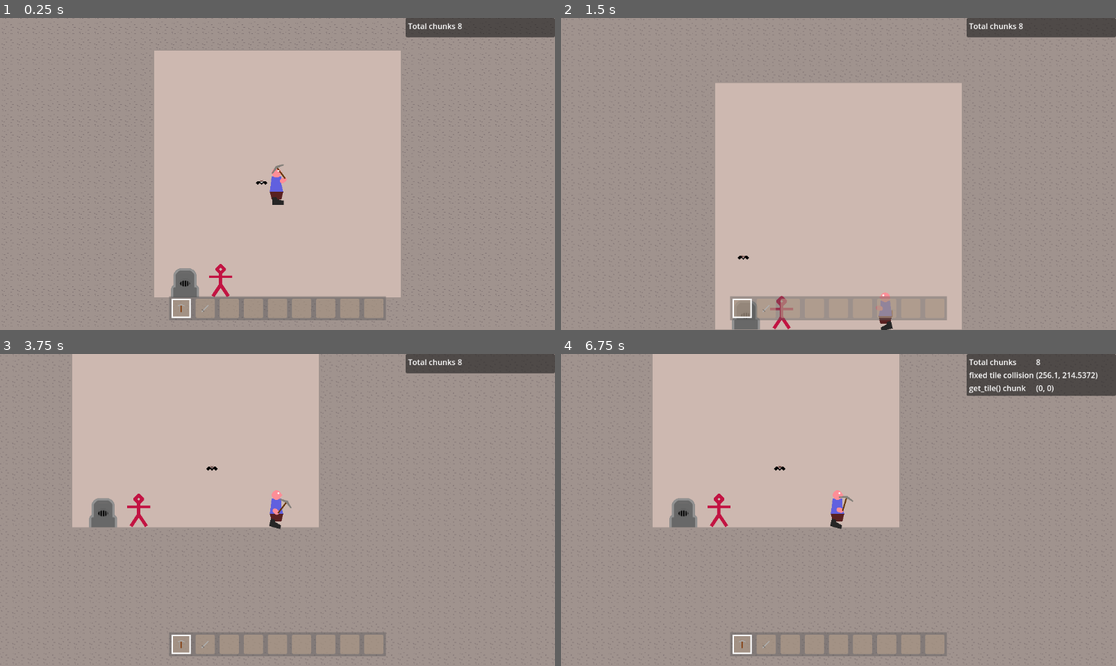
Above: before the commit, frames 1-4 (two rows, left to right).
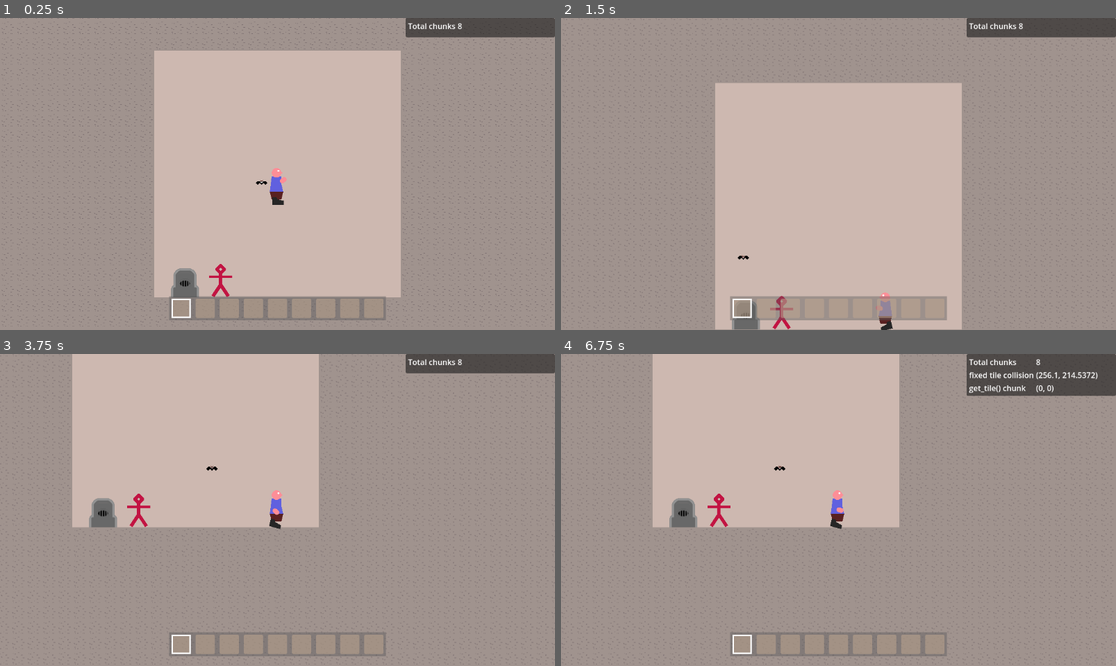
Above: after the commit, the same moments.

Repository: Griiimon/2D-Mining-Sandbox
Game: Godot game, scene res://scenes/test_game.tscn
The game is run twice, just before and just after one commit, with the same random seed, the same clock (stepped at 60 frames per second) and the same inputs.
Inputs (mouse positions are in pixels of both pictures, inside the frame that each line leads up to):
- Up to frame 1 (0.25 s): no input
- Up to frame 2 (1.5 s): move the mouse to (960, 158) at 0.52 s; hold D (right) from 0.53 s (still down); tap X (drop_item) at 0.6 s; click (960, 158) at 0.67 s; tap Up (jump) at 0.77 s; move the mouse to (727, 189) at 1.27 s; tap F (interact) at 1.35 s
- Up to frame 3 (3.75 s): tap Up (jump) at 1.52, 3.02 s; move the mouse to (333, 441) at 2.02 s; release D (right) at 2.03 s; hold A (left) 2.03-2.78 s; tap E (next_hotbar_item) at 2.1 s; move the mouse to (249, 572) at 2.77 s; hold D (right) from 2.78 s (still down); tap Q (previous_hotbar_item) at 2.85 s; click (249, 572) at 2.92 s; tap Enter at 3.5 s; move the mouse to (444, 556) at 3.52 s; tap K (toggle_free_cam) at 3.6 s
- Up to frame 4 (6.75 s): tap Up (jump) at 3.77, 4.52, 6.02 s; move the mouse to (672, 463) at 4.27 s; release D (right) at 4.28 s; hold A (left) 4.28-5.03 s; tap X (drop_item) at 4.35 s; move the mouse to (866, 510) at 5.02 s; hold D (right) 5.03-5.78 s; tap F (interact) at 5.1 s; click (866, 510) at 5.17 s; move the mouse to (755, 432) at 5.77 s; hold A (left) from 5.78 s (still down); tap E (next_hotbar_item) at 5.85 s; move the mouse to (960, 494) at 6.52 s; tap Q (previous_hotbar_item) at 6.6 s

The runs differ from the first frame. In frame 1, less than 0.1% of the frame differs, in the area x 32-52%, y 46-95%; in frame 2, less than 0.1%; in frame 3, less than 0.1%, in the area x 32-53%, y 46-95%; in frame 4, less than 0.1%.
Error after the commit: Invalid access to property or key 'inventory_items' on a base object of type 'Nil'. (res://scripts/player/player.gd:81)

Commit message:
add player loadout

Diff:
--- a/scenes/player.tscn
+++ b/scenes/player.tscn
@@ -1,6 +1,7 @@
-[gd_scene load_steps=17 format=3 uid="uid://d4mufsk5s6ksm"]
+[gd_scene load_steps=18 format=3 uid="uid://d4mufsk5s6ksm"]
 
 [ext_resource type="Script" path="res://scripts/player/player.gd" id="1_ucsv2"]
+[ext_resource type="Resource" uid="uid://c8feqy48gw426" path="res://resources/loadouts/default_loadout.tres" id="2_ufm6i"]
 [ext_resource type="PackedScene" uid="uid://b7kuvqlnmagen" path="res://scenes/effects/block_marker.tscn" id="2_wdobs"]
 [ext_resource type="PackedScene" uid="uid://bhvbs1jyh6255" path="res://scenes/effects/block_break_animation.tscn" id="3_60ons"]
 [ext_resource type="PackedScene" uid="uid://b4uyq2o7u54dp" path="res://scenes/ui/player_ui.tscn" id="4_8hau5"]
@@ -258,6 +259,7 @@
 script = ExtResource("1_ucsv2")
 speed = 100.0
 jump_velocity = -300.0
+loadout = ExtResource("2_ufm6i")
 body = NodePath("Body")
 look_pivot = NodePath("Body/Look Pivot")
 ray_cast = NodePath("Body/Look Pivot/RayCast2D")
--- a/scripts/player/player.gd
+++ b/scripts/player/player.gd
@@ -7,6 +7,7 @@
 @export var jump_velocity = -400.0
 @export var mining_speed= 1.0
 @export var freeze: bool= false
+@export var loadout: PlayerLoadout
 
 @export_category("Components")
 @export var body: Node2D
@@ -77,8 +78,8 @@
 
 
 func late_ready():
-	add_item_to_inventory(load("res://resources/hand items/pickaxe.tres"))
-	add_item_to_inventory(load("res://resources/hand items/sword.tres"))
+	for inv_item in loadout.inventory_items:
+		add_item_to_inventory(inv_item.item, inv_item.amount)
 
 
 func _process(_delta):
@@ -264,8 +265,8 @@
 	add_item_to_inventory(item)
 
 
-func add_item_to_inventory(item: Item):
-	inventory.add_new_item(item)
+func add_item_to_inventory(item: Item, amount: int= 1):
+	inventory.add_new_item(item, amount)
 
 	check_hotbar_hand_item()
 
--- /dev/null
+++ b/scripts/resources/player_loadout.gd
@@ -0,0 +1,4 @@
+class_name PlayerLoadout
+extends Resource
+
+@export var inventory_items: Array[InventoryItem]
